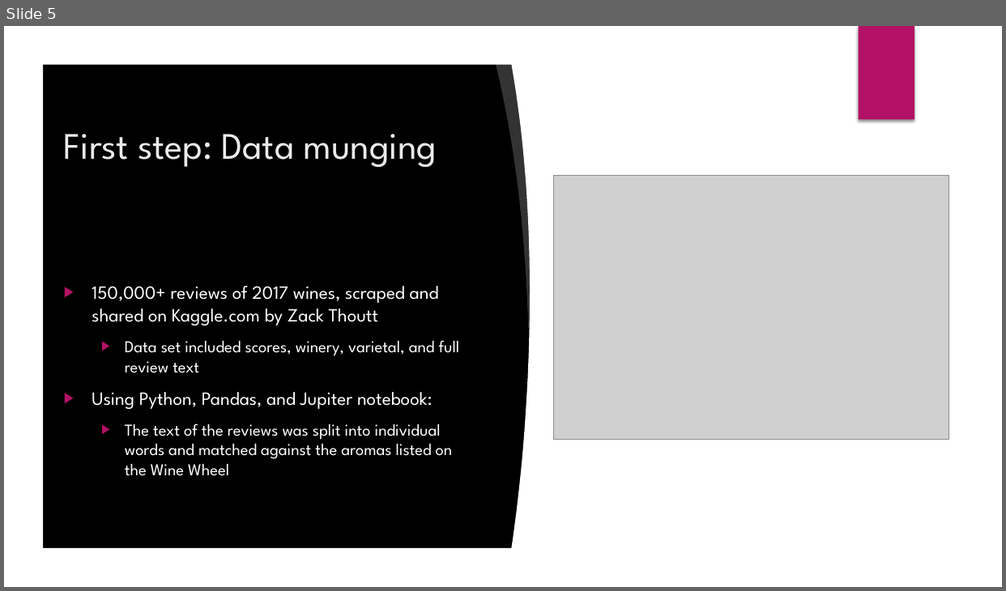
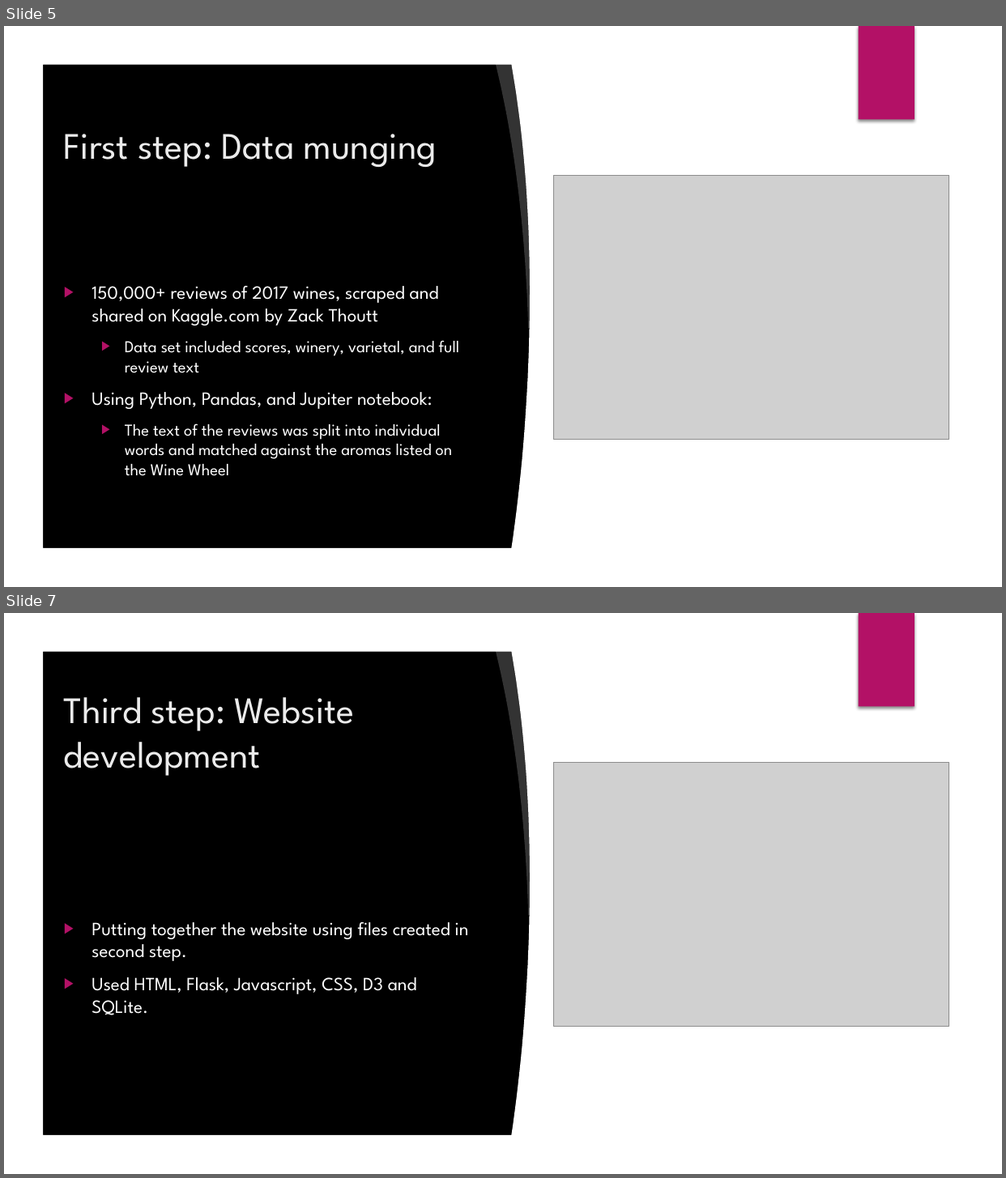
Before and after one commit to ariadne27/3M_Group_Project, a slide deck: Wine App.pptx. Shown one above the other, each under a label of ours: slide 5 before the commit, slides 5 and 7 after it; the slides between them are not shown. The pictures are 1006x591 and 1006x1178 pixels, drawn with LibreOffice and Linux fonts; fonts in the diff are those of the drawing; grey boxes stand for pictures; background and template pictures are left out. Boxes give left, top, right and bottom in pixels: in the first picture for what was removed or moved away, otherwise in the second. Text is boxed around its words. In the diff, an @@ line names an element or a change of style, - is before the commit and + after.

```diff
--- a/Wine App.pptx
+++ b/Wine App.pptx
@@ slide 7 added at box(4, 613, 1002, 1174), background picture (left out); not listed: 8 template elements that a slide beside it also shows @@
@@ freeform shape added at box(4, 613, 1002, 1174), fill #FFFFFF @@
@@ rectangle added at box(859, 613, 914, 707), fill #B31166 @@
@@ freeform shape added at box(495, 645, 552, 917), fill #FFFFFF at 20% opacity @@
@@ freeform shape added at box(511, 646, 967, 1142), fill #FFFFFF @@
@@ title added at box(64, 697, 355, 776), 36 pt, text #EBEBEB @@
+Third step: Website development
@@ picture added at box(553, 763, 948, 1026) @@
@@ text added at box(91, 922, 469, 1016), 18 pt, text #FFFFFF @@
+▶ Putting together the website using files created in second step.
+▶ Used HTML, Flask, Javascript, CSS, D3 and SQLite.
```
Also in this commit, not shown: 2 other slides added.
